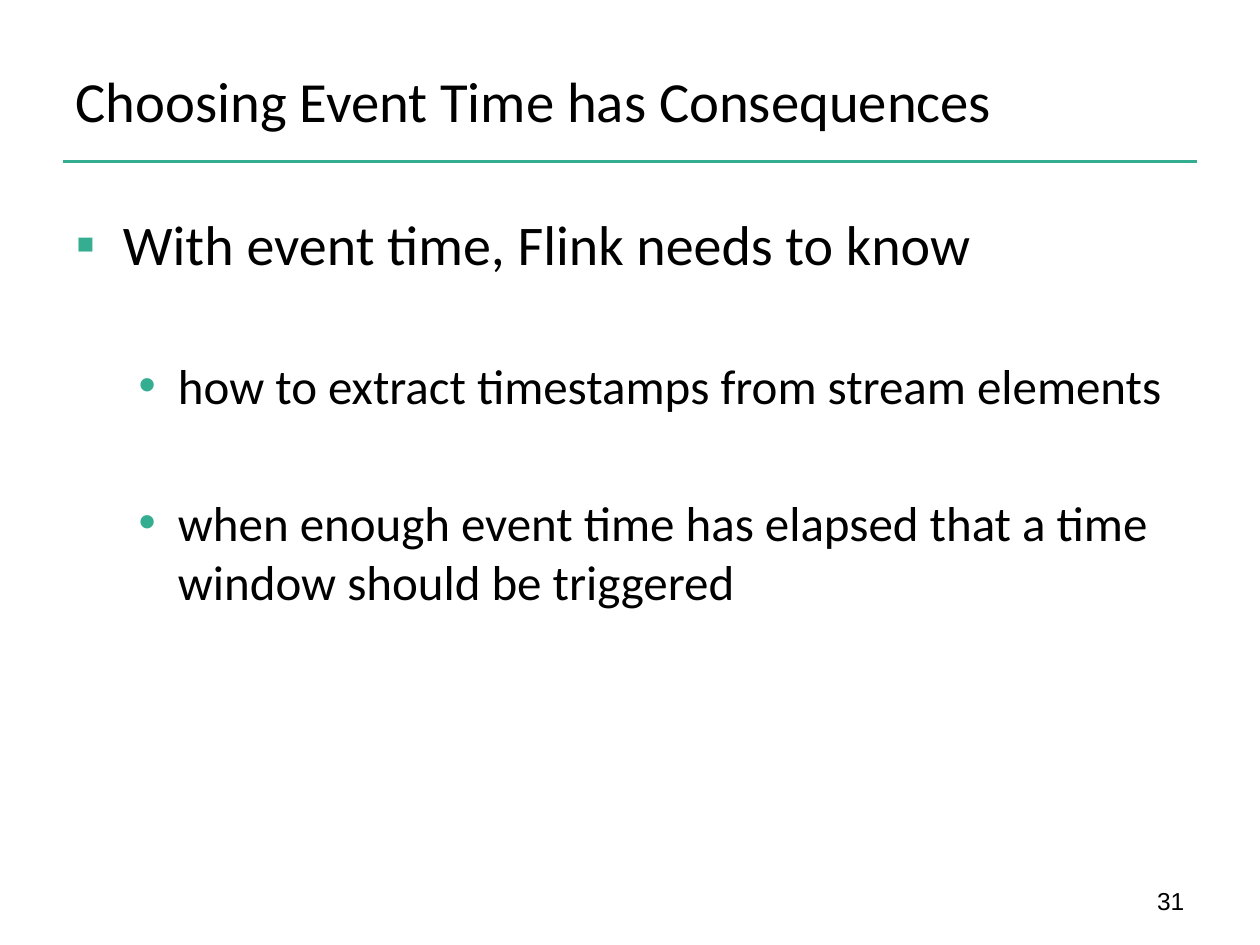
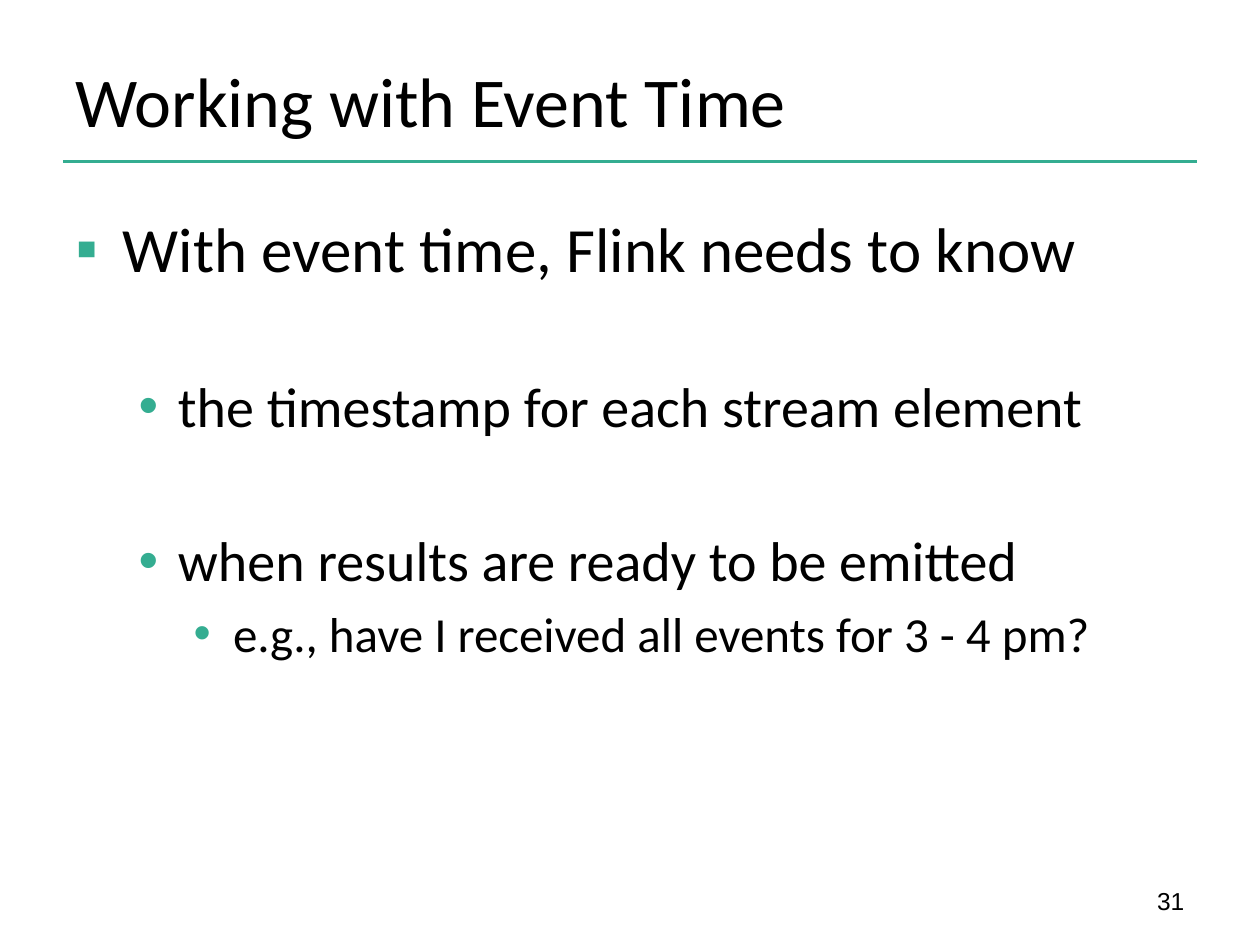
Before and after one commit to dataArtisans/flink-training-web, a slide deck: slide 31 of slides/flink_stream_windows.pptx. Drawn at 1260x945 pixels with LibreOffice and Linux fonts; fonts in the diff are those of the drawing; background and template pictures are left out. Boxes give left, top, right and bottom in pixels: in the first picture for what was removed or moved away, otherwise in the second. Text is boxed around its words. In the diff, an @@ line names an element or a change of style, - is before the commit and + after.

```diff
--- a/slides/flink_stream_windows.pptx
+++ b/slides/flink_stream_windows.pptx
@@ title at (76, 78, 786, 139): text changed; size 32.4 to 40 pt @@
-Choosing Event Time has Consequences
+Working with Event Time
@@ text at (123, 228, 1076, 280): size 32 to 36 pt in "With event time, Flink needs to know" @@
@@ text at (178, 388, 1089, 661): text changed; size 28 to 32 pt @@
-  • how to extract timestamps from stream elements
-  • when enough event time has elapsed that a time window should be triggered
+  • the timestamp for each stream element
+  • when results are ready to be emitted
+    • e.g., have I received all events for 3 - 4 pm?
```
Also in this commit, not shown: 6 other files.
